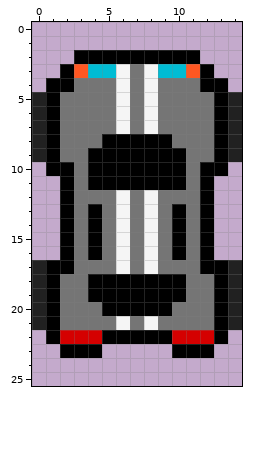
Pixel-art sprite, stored at assets/cars2.png. Above, as it was before the edit.
The file is 15x26 pixels.
After:
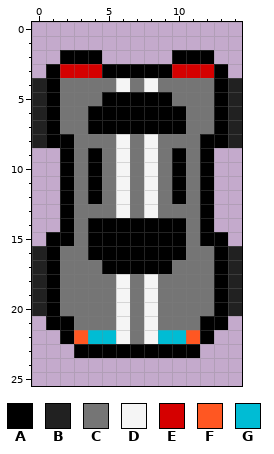
Palette (. is transparent): A #000000  B #212121  C #757575  D #f5f5f5  E #d50000  F #ff5722  G #00bcd4
Difference:
y 2: x 2 . -> A; x 5..9 AAAAA -> .....; x 12 . -> A
y 3: x 1..13 .AFGGDCDGGFA. -> AEEEAAAAAEEEA
y 4: x 0 . -> B; x 2 A -> C; x 12 A -> C; x 14 . -> B
y 5: x 5..9 CDCDC -> AAAAA
y 6..7: x 4..10 CCDCDCC -> AAAAAAA
y 8: x 2 C -> A; x 5..9 AAAAA -> CDCDC; x 12 C -> A
y 9: x 0..2 BAC -> ..A; x 5..9 AAAAA -> CDCDC; x 12..14 CAB -> A..
y 10: x 1 A -> .; x 5..9 AAAAA -> CDCDC; x 13 A -> .
y 11: x 5..9 AAAAA -> CDCDC
y 12: x 4 C -> A; x 10 C -> A
y 13: x 4 A -> C; x 10 A -> C
y 14: x 5..9 CDCDC -> AAAAA
y 15: x 1 . -> A; x 5..9 CDCDC -> AAAAA; x 13 . -> A
y 16: x 0..2 ..A -> BAC; x 5..9 CDCDC -> AAAAA; x 12..14 A.. -> CAB
y 17: x 2 A -> C; x 5..9 CDCDC -> AAAAA; x 12 A -> C
y 18..19: x 4..10 AAAAAAA -> CCDCDCC
y 20: x 5..9 AAAAA -> CDCDC
y 21: x 0 B -> .; x 2 C -> A; x 12 C -> A; x 14 B -> .
y 22: x 1..13 AEEEAAAAAEEEA -> .AFGGDCDGGFA.
y 23: x 2 A -> .; x 5..9 ..... -> AAAAA; x 12 A -> .
Boxes around the changes in both pictures, in picture pixels (x1, y1, x2, y2):
changed: (32, 50, 242, 358)
